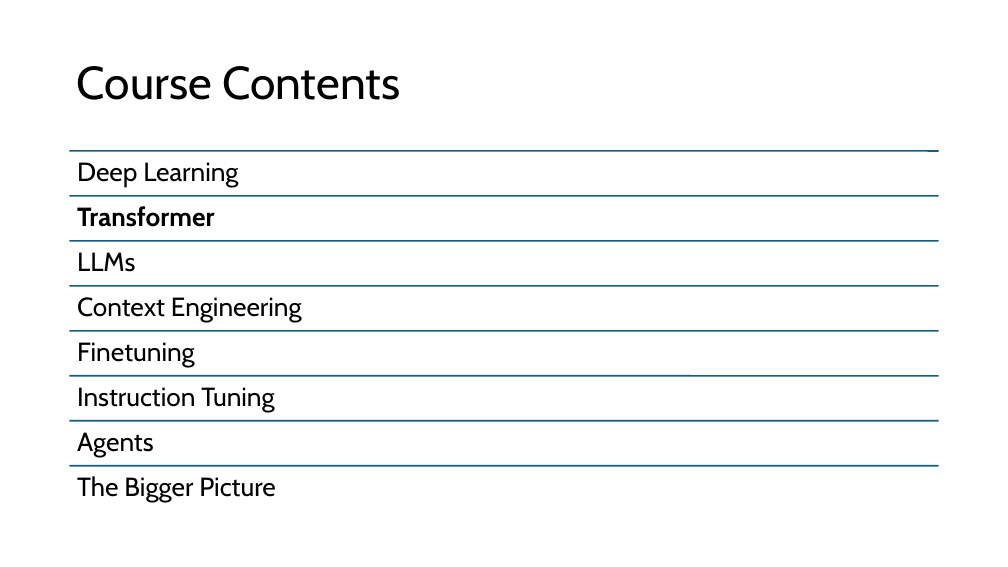
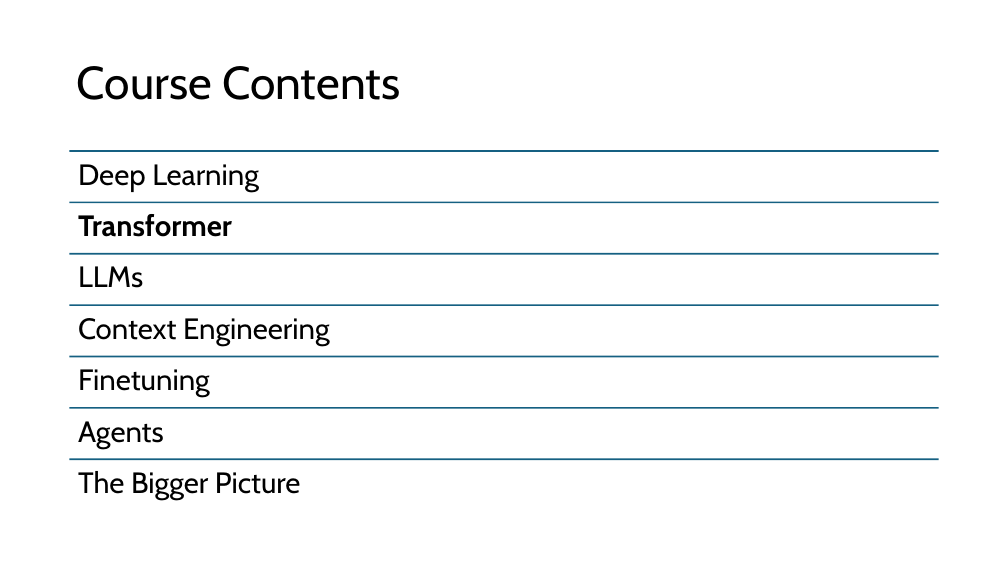
Before and after one commit to FelixWick/language_models, a slide deck: slide 2 of slides/2_transformer.pptx. Drawn at 1008x567 pixels with LibreOffice and Linux fonts; fonts in the diff are those of the drawing. Boxes give left, top, right and bottom in pixels: in the first picture for what was removed or moved away, otherwise in the second. Text is boxed around its words. In the diff, an @@ line names an element or a change of style, - is before the commit and + after.

Commit message:
more details on transformer

```diff
--- a/slides/2_transformer.pptx
+++ b/slides/2_transformer.pptx
@@ text "Transformer": place and size @@
-text "Transformer" at box(77, 206, 214, 227)
+text "Transformer" at box(78, 214, 232, 237)
@@ line moved from (70, 196) - (939, 196) to (70, 203) - (939, 203) @@
@@ text "LLMs": place and size @@
-text "LLMs" at box(77, 252, 135, 272)
+text "LLMs" at box(78, 266, 143, 288)
@@ line moved from (70, 241) - (939, 241) to (70, 254) - (939, 254) @@
@@ text "Context Engineering": place and size @@
-text "Context Engineering" at box(77, 297, 302, 322)
+text "Context Engineering" at box(78, 318, 330, 346)
@@ line moved from (70, 286) - (939, 286) to (70, 306) - (939, 306) @@
@@ size 25 to 28 pt; more space between paragraphs in 7 elements at box(78, 164, 259, 192), box(78, 471, 301, 500), box(78, 421, 164, 449), box(78, 214, 232, 237), box(78, 266, 143, 288), box(78, 318, 330, 346), box(78, 369, 210, 397) @@
@@ text "Finetuning": place and size @@
-text "Finetuning" at box(77, 342, 195, 367)
+text "Finetuning" at box(78, 369, 210, 397)
@@ line moved from (70, 376) - (939, 376) to (70, 357) - (939, 357) @@
@@ line removed from (70, 331) to (939, 331) @@
@@ text removed at box(77, 387, 274, 412) @@
-Instruction Tuning
@@ text "Agents": place and size @@
-text "Agents" at box(77, 432, 154, 457)
+text "Agents" at box(78, 421, 164, 449)
@@ line moved from (70, 421) - (939, 421) to (70, 408) - (939, 408) @@
@@ line moved from (70, 466) - (939, 466) to (70, 459) - (939, 459) @@
```
Also in this commit, not shown: 10 other slides changed, 12 slides added, 2 slides removed, 4 other files.
